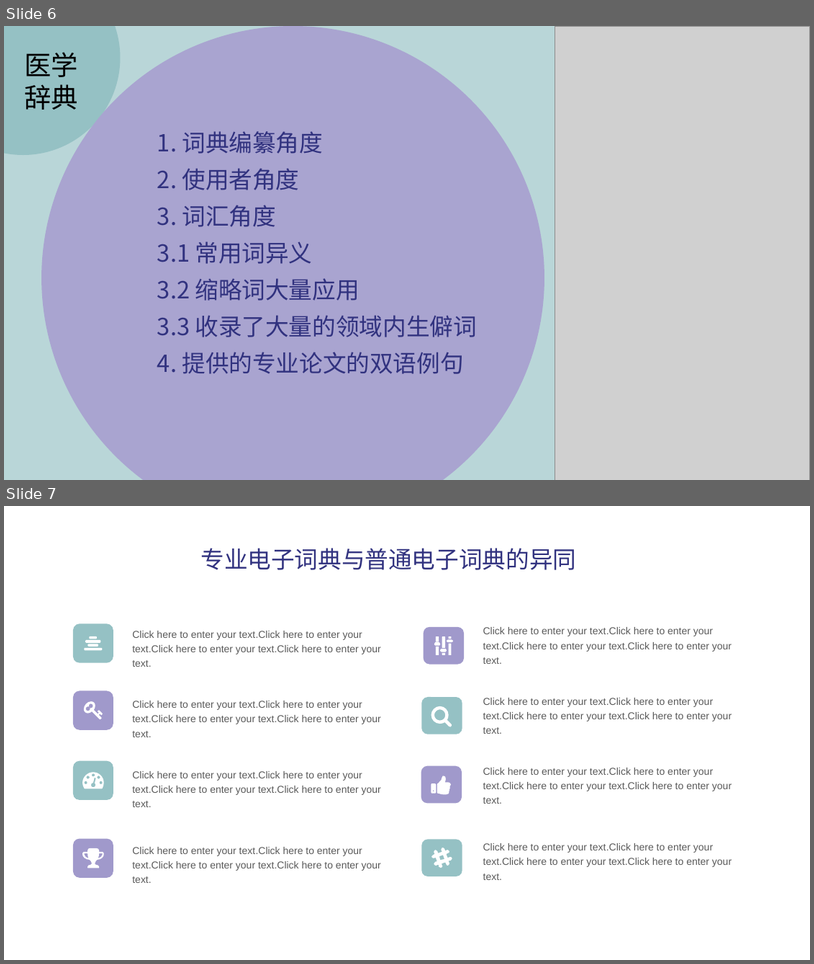
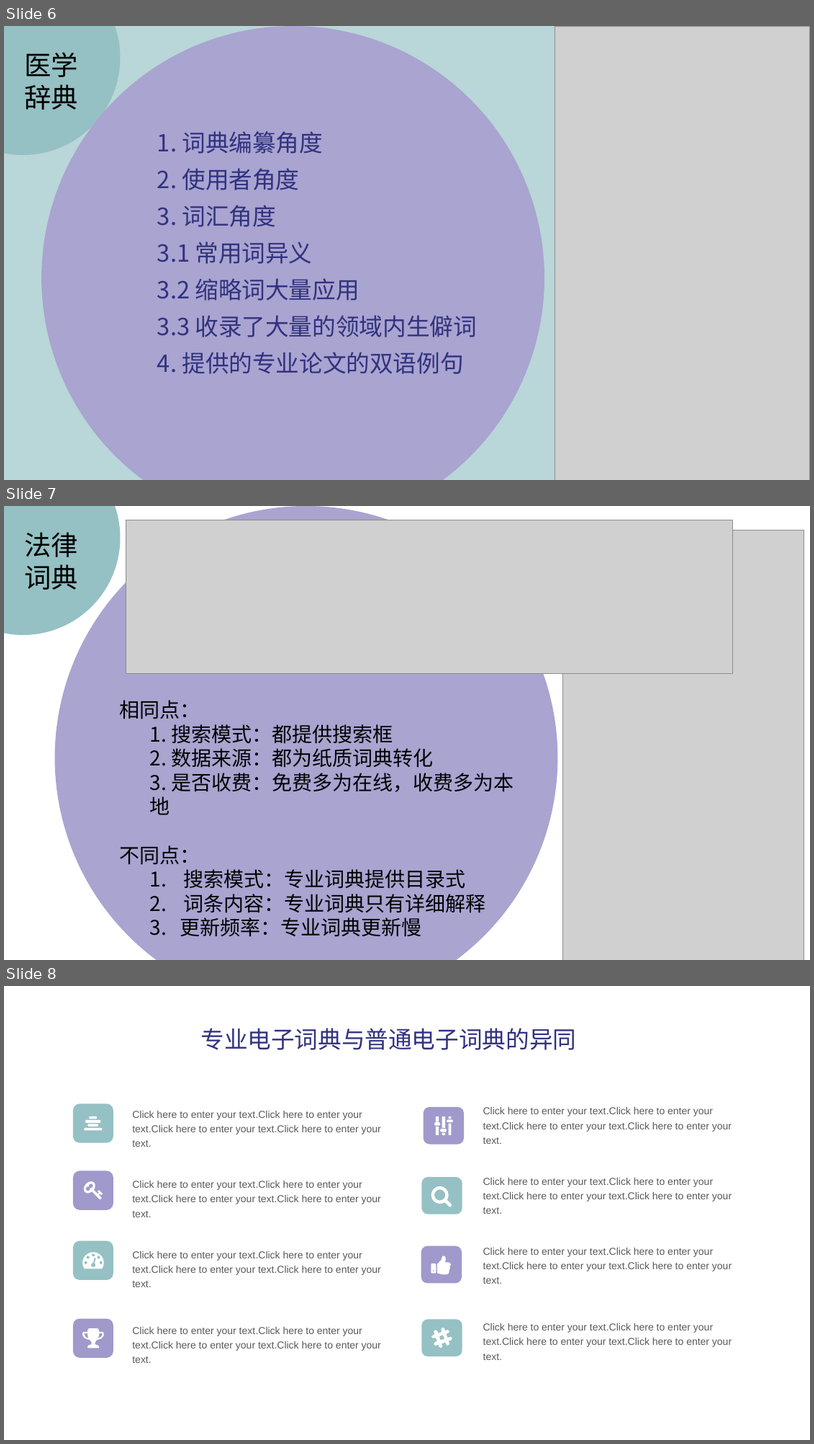
Before and after one commit to peijiawen98/TLK_1107, a slide deck: 电子词典需求分析.pptx. Shown one above the other, each under a label of ours: slides 6 and 7 before the commit, slides 6, 7 and 8 after it. The pictures are 814x964 and 814x1444 pixels, drawn with LibreOffice and Linux fonts; fonts in the diff are those of the drawing; grey boxes stand for pictures. Boxes give left, top, right and bottom in pixels: in the first picture for what was removed or moved away, otherwise in the second. Text is boxed around its words. In the diff, an @@ line names an element or a change of style, - is before the commit and + after.

```diff
--- a/电子词典需求分析.pptx
+++ b/电子词典需求分析.pptx
@@ slide 7 added at box(4, 506, 810, 960), background #FFFFFF @@
@@ ellipse added at box(4, 506, 120, 635), fill #95C1C4 @@
@@ ellipse added at box(55, 506, 558, 960), fill #A9A4D0 @@
@@ picture added at box(126, 520, 733, 673) @@
@@ text added at box(24, 532, 78, 590), 32 pt, text #000000 @@
+法律词典
@@ picture added at box(563, 530, 805, 960) @@
@@ text added at box(120, 700, 514, 937), 24 pt, text #000000 @@
+相同点：
+  1. 搜索模式：都提供搜索框
+  2. 数据来源：都为纸质词典转化
+  3. 是否收费：免费多为在线，收费多为本地
+不同点：
+  1. 搜索模式：专业词典提供目录式
+  2. 词条内容：专业词典只有详细解释
+  3. 更新频率：专业词典更新慢
@@ what was slide 7 is now slide 8 @@
```
